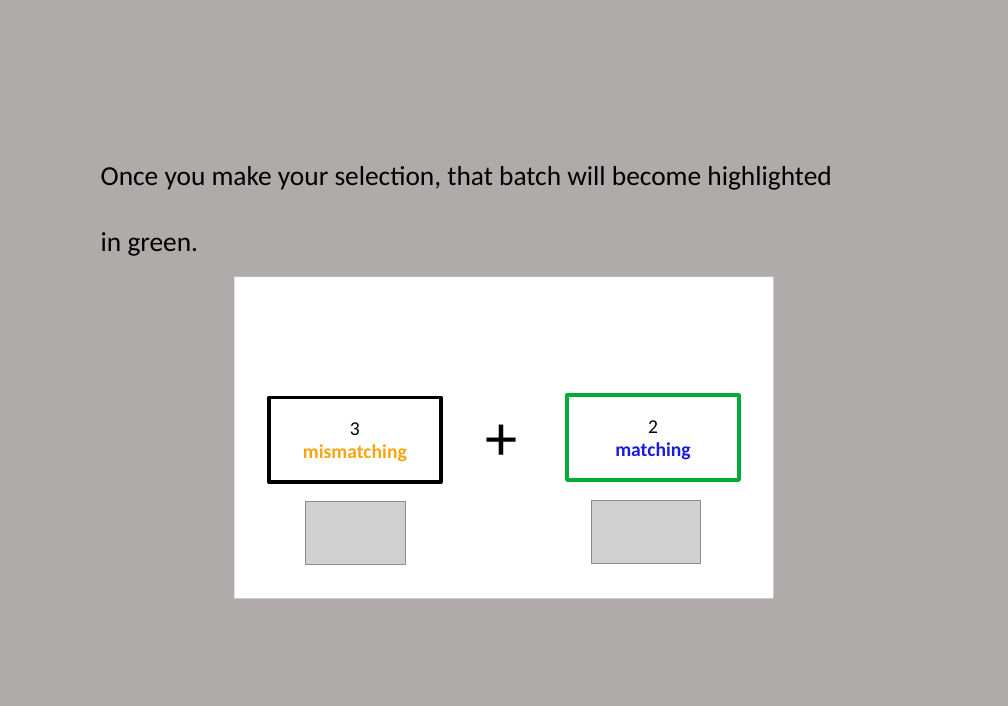
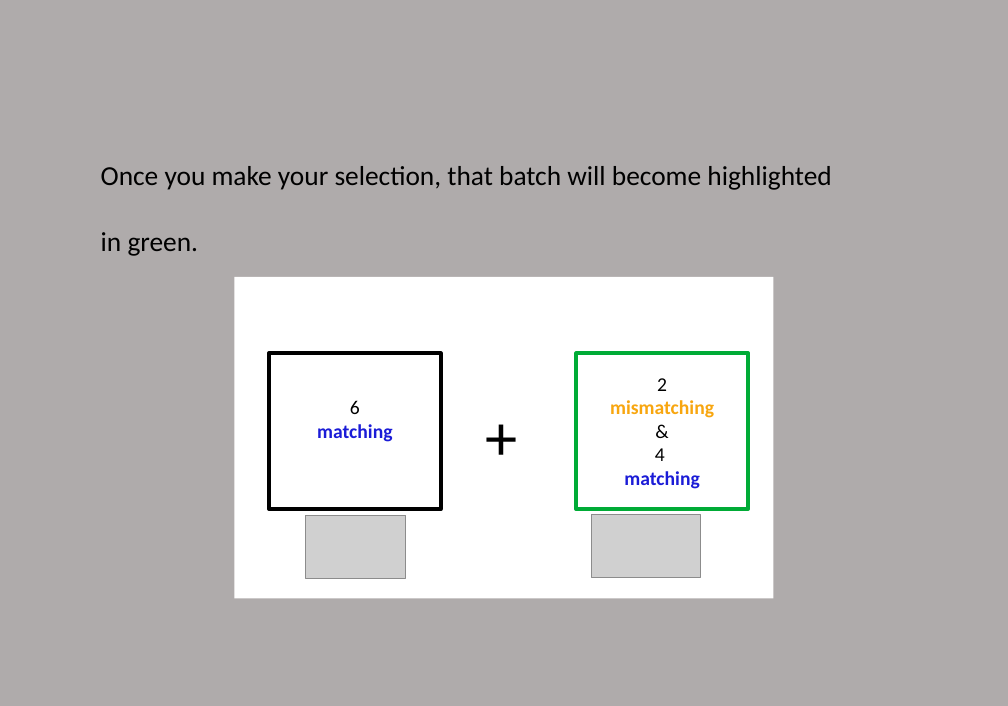
Before and after one commit to lizzytong2589/MSIT-demand-selection, a slide deck: slide 5 of nivturk-prolific/app/static/Instructions/instructions_DST/instructions_DST.pptx (slide 4 before the commit). Drawn at 1008x706 pixels with LibreOffice and Linux fonts; fonts in the diff are those of the drawing; grey boxes stand for pictures. Boxes give left, top, right and bottom in pixels: in the first picture for what was removed or moved away, otherwise in the second. Text is boxed around its words. In the diff, an @@ line names an element or a change of style, - is before the commit and + after.

```diff
--- a/nivturk-prolific/app/static/Instructions/instructions_DST/instructions_DST.pptx
+++ b/nivturk-prolific/app/static/Instructions/instructions_DST/instructions_DST.pptx
@@ rectangle added at <box>269,353,442,509</box>, outline #000000 2.5 pt, 14 pt, text #1B1CD7, bold @@
+6
+matching
@@ rectangle "2": place and size @@
-rectangle "2" at <box>568,395,740,480</box>
+rectangle "2" at <box>577,353,749,509</box>
@@ rectangle removed at <box>269,397,442,482</box> @@
-3
-mismatching
@@ text in rectangle at <box>610,400,714,461</box>: paragraphs added @@
+mismatching
+&
+4
@@ picture: place and size @@
-picture at <box>305,501,406,563</box>
+picture at <box>305,515,406,578</box>
@@ picture: place and size @@
-picture at <box>591,501,700,563</box>
+picture at <box>591,514,700,577</box>
```
Also in this commit, not shown: 5 other slides changed, 1 slide added, 2 slides removed.
